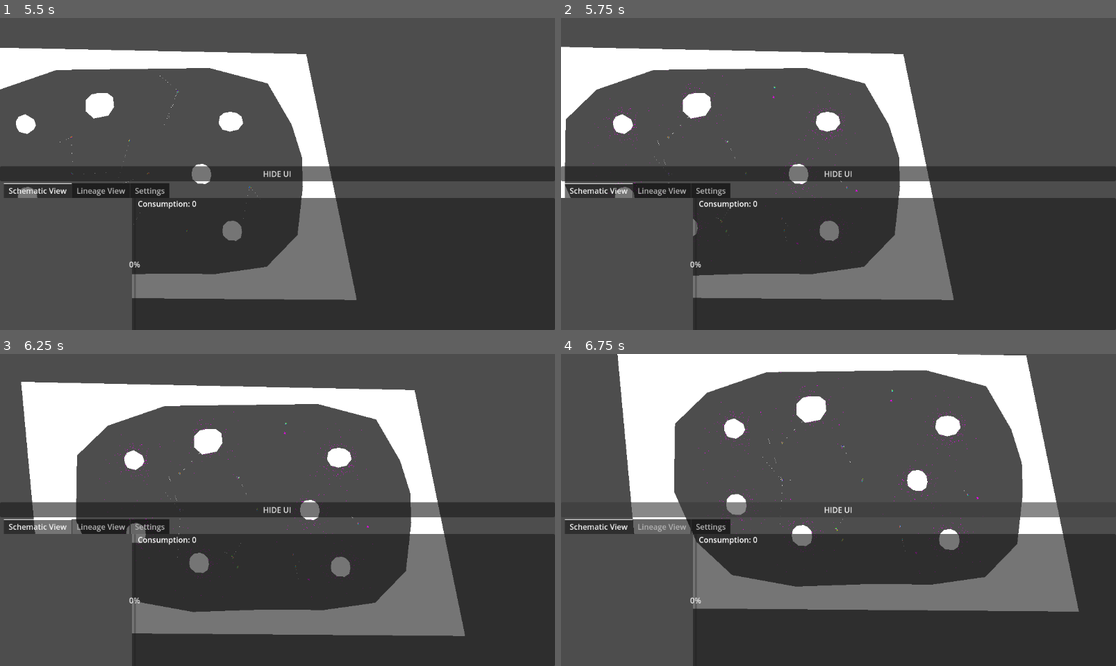
Above: before the commit, frames 1-4 (two rows, left to right).
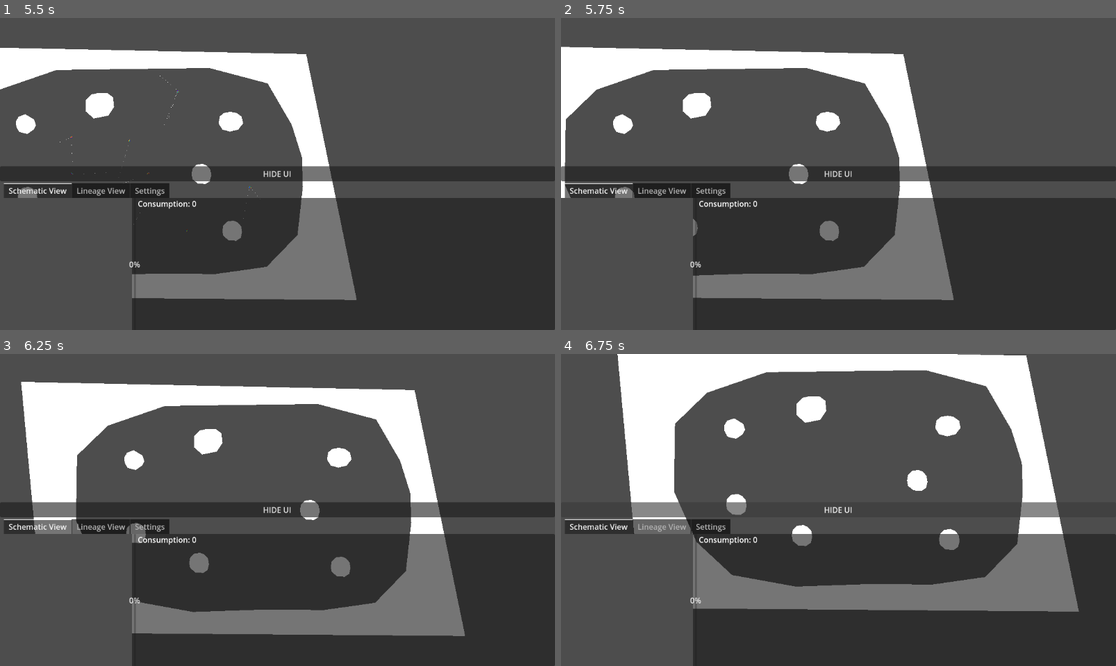
Above: after the commit, the same moments.

Repository: 06gusmog/EVOLUTIONATOR-4000
Game: Godot game, scene res://Misc/world.tscn
Same seed, same stepped clock (60 frames per second), same inputs: the game is played once before the commit and once after it.
Inputs (mouse positions are in pixels of both pictures, inside the frame that each line leads up to):
- Up to frame 1 (5.5 s): click "HIDE UI" at 0.5 s; click "SHOW UI" at 1.25 s; tap Enter at 2 s; move the mouse to (399, 158) at 2.02 s; hold Right (right) 2.03-2.78 s; click (399, 158) at 2.1 s; move the mouse to (166, 189) at 2.77 s; hold Down (down) 2.78-3.53 s; tap P (test input) at 2.85 s; move the mouse to (333, 105) at 3.52 s; hold Right (right) 3.53-4.28 s; tap Shift (zoom_in) at 3.6 s; move the mouse to (249, 236) at 4.27 s; hold Up (up) 4.28-5.03 s; tap Ctrl (zoom_out) at 4.35 s; move the mouse to (122, 223) at 5.02 s; hold Left (left) from 5.03 s (still down); click (122, 223) at 5.1 s
- Up to frame 2 (5.75 s): keep holding Left (left); tap M (Load) at 5.65 s
- Up to frame 3 (6.25 s): keep holding Left (left); move the mouse to (105, 472) at 5.77 s; tap P (test input) at 5.85 s
- Up to frame 4 (6.75 s): move the mouse to (777, 510) at 6.52 s; release Left (left) at 6.53 s; hold Down (down) from 6.53 s (still down); tap Shift (zoom_in) at 6.6 s

Frame 1 is identical in both runs. In frame 2, 0.2% of the frame differs, in the area x 4-55%, y 16-78%; in frame 3, 0.2%; in frame 4, 0.2%, in the area x 24-76%, y 5-71%.
Error after the commit: Attempt to call function 'get_line' in base 'null instance' on a null instance. (res://Misc/SimulationHandler.gd:188)

Commit message:
Clean up

Diff:
--- a/Godot/Misc/SimulationHandler.gd
+++ b/Godot/Misc/SimulationHandler.gd
@@ -179,6 +179,7 @@
 	"""
 	Loads creatures according to creature save function
 	Loads creature tree
+	Loads food
 	"""
 	var creatures = get_tree().get_nodes_in_group("Creature")
 	for creature in creatures:
@@ -187,8 +188,6 @@
 	var creature_str = savefile.get_line()
 	var json = JSON.new()
 	var creature_list = json.parse_string(creature_str)
-	#print(test)
-	#var creature_list = json.get_data()
 	if creature_list == null:
 		print('Empty save file. Aborting!')
 		return 0
@@ -227,7 +226,6 @@
 	reversed_food_indices.reverse()
 	for food_index in reversed_food_indices:
 		food_object.remove_food(food_index)
-
 	var food_str = savefile.get_line()
 	var food_list = JSON.parse_string(food_str)
 	for grub_bit in food_list:
--- a/Godot/Misc/User Interface/UserInterface.gd
+++ b/Godot/Misc/User Interface/UserInterface.gd
@@ -51,6 +51,9 @@
 		print('Saving!')
 		world.save_game_2()
 	if Input.is_action_just_pressed('Load'):
+		print('Closing UI...')
+		creature_lineage_view.unload_lineage()
+		connection_monitor.unload_creature()
 		print('Loading save at location "' + GlobalSettings.savefile_selected + '"')
 		world.load_game_2(GlobalSettings.savefile_selected)
 	#progress_bar.value = creature_selected.energy
--- a/Godot/Standards/global_settings.gd
+++ b/Godot/Standards/global_settings.gd
@@ -71,10 +71,8 @@
 	'armor_cell.tscn':Color.DARK_GRAY
 	}
 
-#To create a new game, create a folder in %appdata%/Godot/app_userdata/[name of the project]/
-#and write the name of the new folder between :// and savegame.save
 
-var savefile_selected = "res://savefiles/savegame21-1.txt"
+var savefile_selected = "res://savefiles/savegame13-8.txt"
 var save_path = "res://savefiles/"
 
 func _ready():
Not shown, removed: Godot/savefiles/savegame21-1.txt
